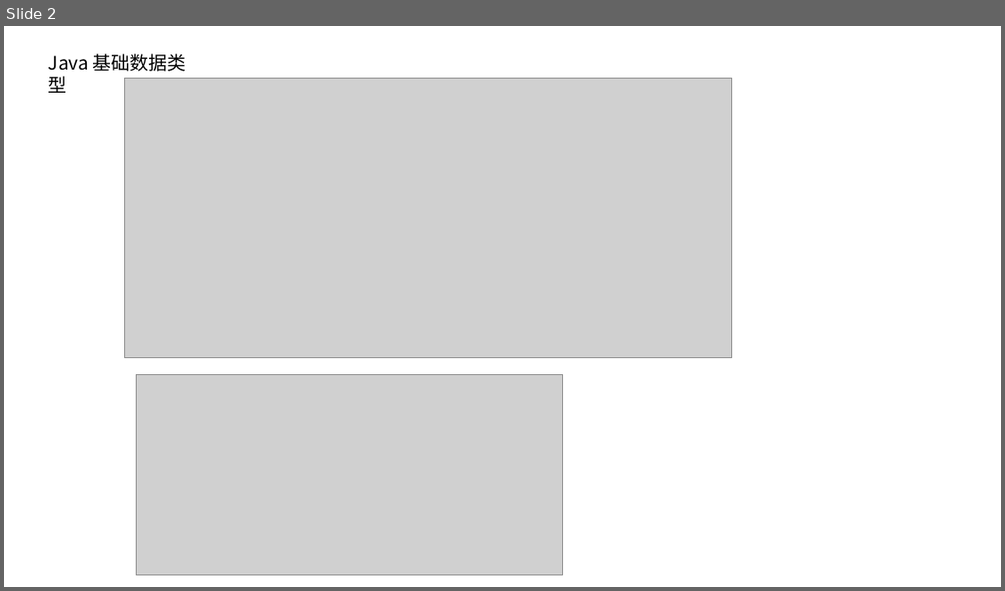
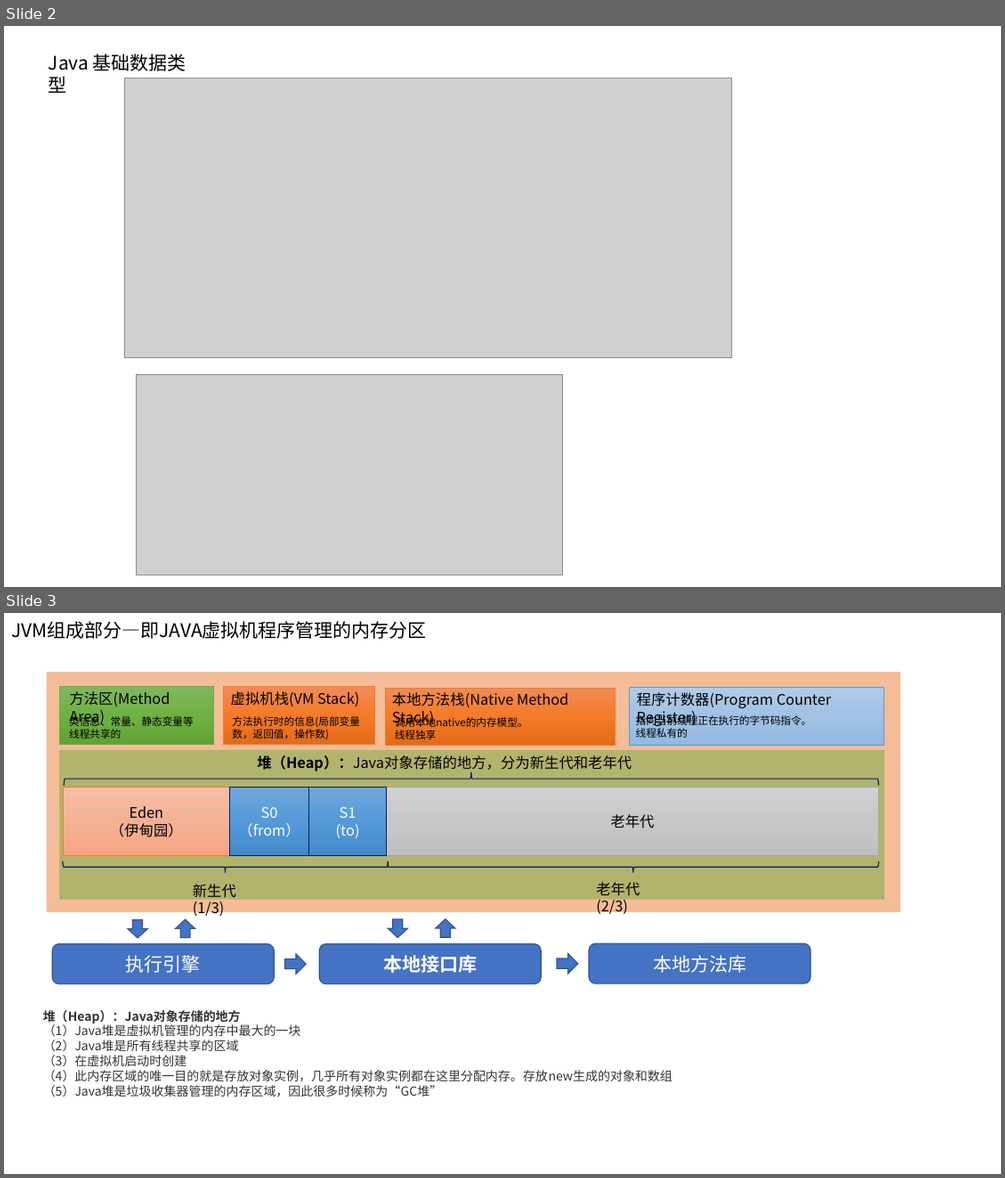
Before and after one commit to adwyxx/Node, a slide deck: Java.pptx. Shown one above the other, each under a label of ours: slide 2 before the commit, slides 2 and 3 after it. The pictures are 1005x591 and 1005x1178 pixels, drawn with LibreOffice and Linux fonts; fonts in the diff are those of the drawing; grey boxes stand for pictures. Boxes give left, top, right and bottom in pixels: in the first picture for what was removed or moved away, otherwise in the second. Text is boxed around its words. In the diff, an @@ line names an element or a change of style, - is before the commit and + after.

```diff
--- a/Java.pptx
+++ b/Java.pptx
@@ slide 3 added at bbox=[4, 613, 1001, 1174], background #FFFFFF @@
@@ text added at bbox=[11, 621, 427, 639], 18 pt, text #000000 @@
+JVM组成部分—即JAVA虚拟机程序管理的内存分区
@@ group added at bbox=[47, 672, 900, 984]: 11 texts, 10 rectangles, 4 down arrows, 3 left braces, 3 rounded rectangles, 2 right arrows @@
+方法区(Method Area)
+类信息、常量、静态变量等
+线程共享的
+虚拟机栈(VM Stack)
+方法执行时的信息(局部变量
+数，返回值，操作数)
+本地方法栈(Native Method Stack)
+调用本地native的内存模型。
+线程独享
+老年代
+Eden
+（伊甸园）
+S0
+（from）
+S1
+(to)
+新生代(1/3)
+老年代(2/3)
+程序计数器(Program Counter Register)
+指向当前线程正在执行的字节码指令。
+线程私有的
+堆（Heap）：Java对象存储的地方，分为新生代和老年代
+执行引擎
+本地接口库
+本地方法库
@@ text added at bbox=[43, 1010, 672, 1097], 12 pt, text #333333 @@
+堆（Heap）：Java对象存储的地方
+（1）Java堆是虚拟机管理的内存中最大的一块
+（2）Java堆是所有线程共享的区域
+（3）在虚拟机启动时创建
+（4）此内存区域的唯一目的就是存放对象实例，几乎所有对象实例都在这里分配内存。存放new生成的对象和数组
+（5）Java堆是垃圾收集器管理的内存区域，因此很多时候称为“GC堆”
```
Also in this commit, not shown: 1 other file.
